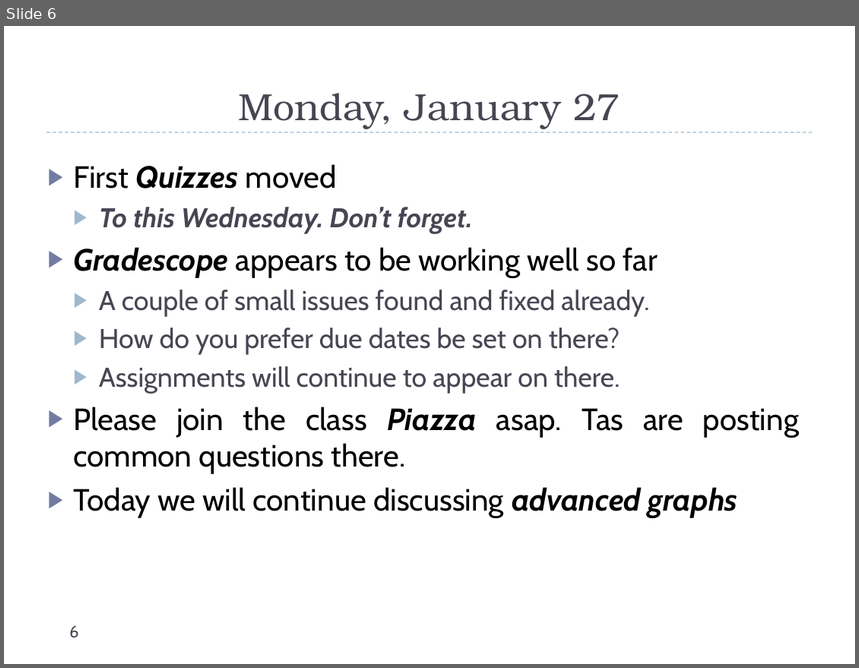
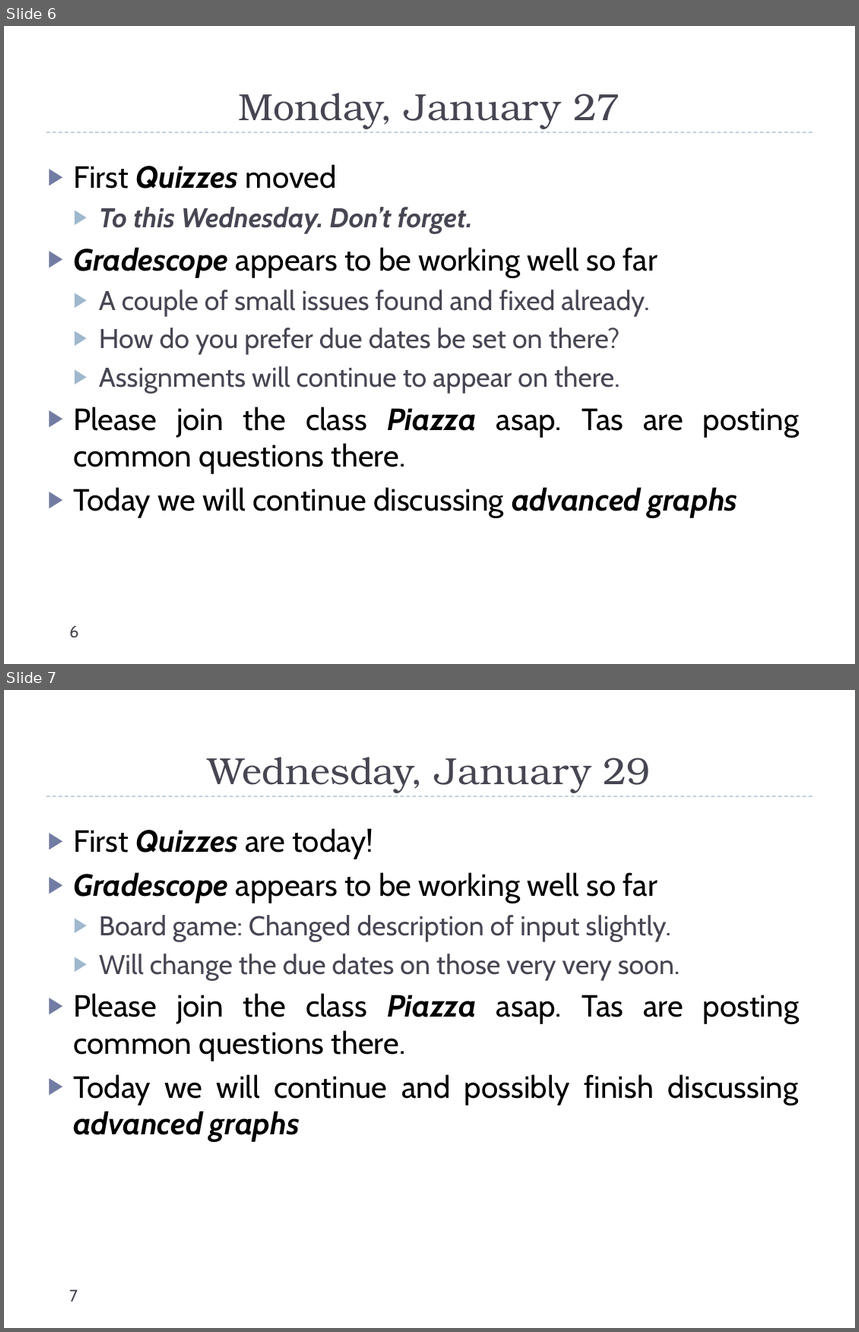
Before and after one commit to markfloryan/dsa2, a slide deck: slides/dailyAnnouncements.pptx. Shown one above the other, each under a label of ours: slide 6 before the commit, slides 6 and 7 after it. The pictures are 859x668 and 859x1332 pixels, drawn with LibreOffice and Linux fonts; fonts in the diff are those of the drawing. Boxes give left, top, right and bottom in pixels: in the first picture for what was removed or moved away, otherwise in the second. Text is boxed around its words. In the diff, an @@ line names an element or a change of style, - is before the commit and + after.

```diff
--- a/slides/dailyAnnouncements.pptx
+++ b/slides/dailyAnnouncements.pptx
@@ slide 7 added at bbox=[4, 690, 855, 1328], background #FFFFFF; not listed: 1 template element that a slide beside it also shows @@
@@ title added at bbox=[208, 757, 651, 793], 32 pt, text #464653 @@
+Wednesday, January 29
@@ text added at bbox=[73, 828, 799, 1142], 26 pt, text #000000 @@
+▶ First Quizzes are today!
+▶ Gradescope appears to be working well so far
+  ▶ Board game: Changed description of input slightly.
+  ▶ Will change the due dates on those very very soon.
+▶ Please join the class Piazza asap. Tas are posting common questions there.
+▶ Today we will continue and possibly finish discussing advanced graphs
@@ page number added at bbox=[69, 1290, 78, 1302], 14 pt, text #464653 @@
+7
```
Also in this commit, not shown: 4 other files.
